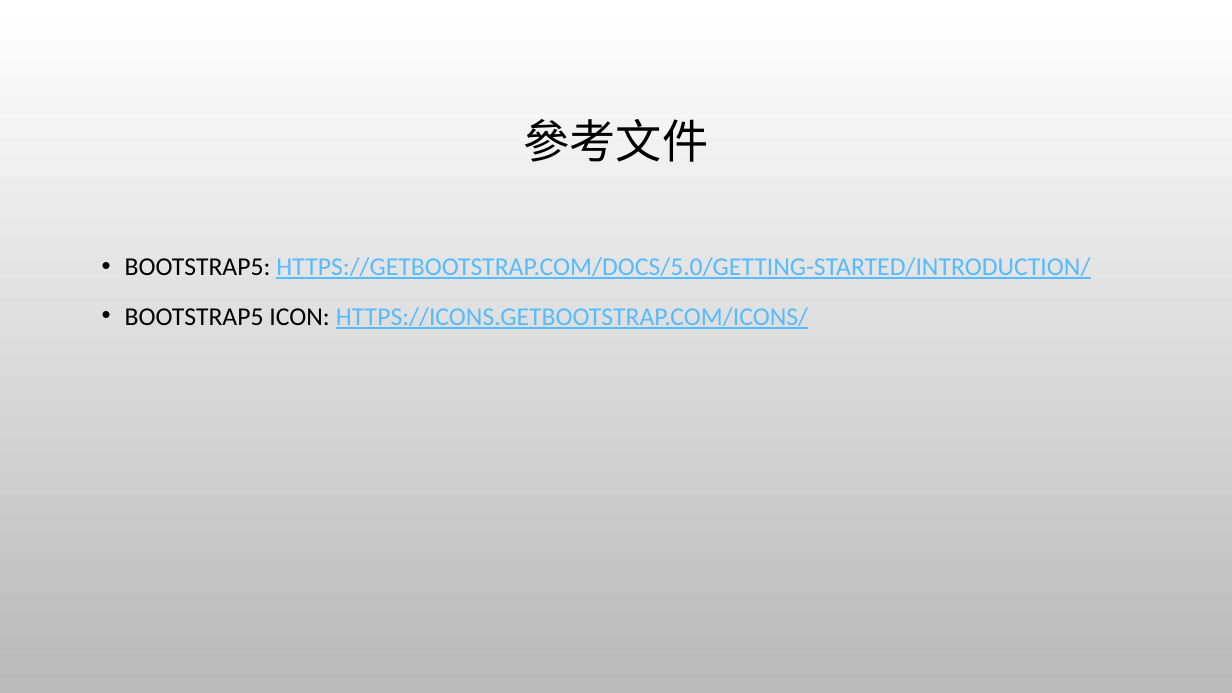
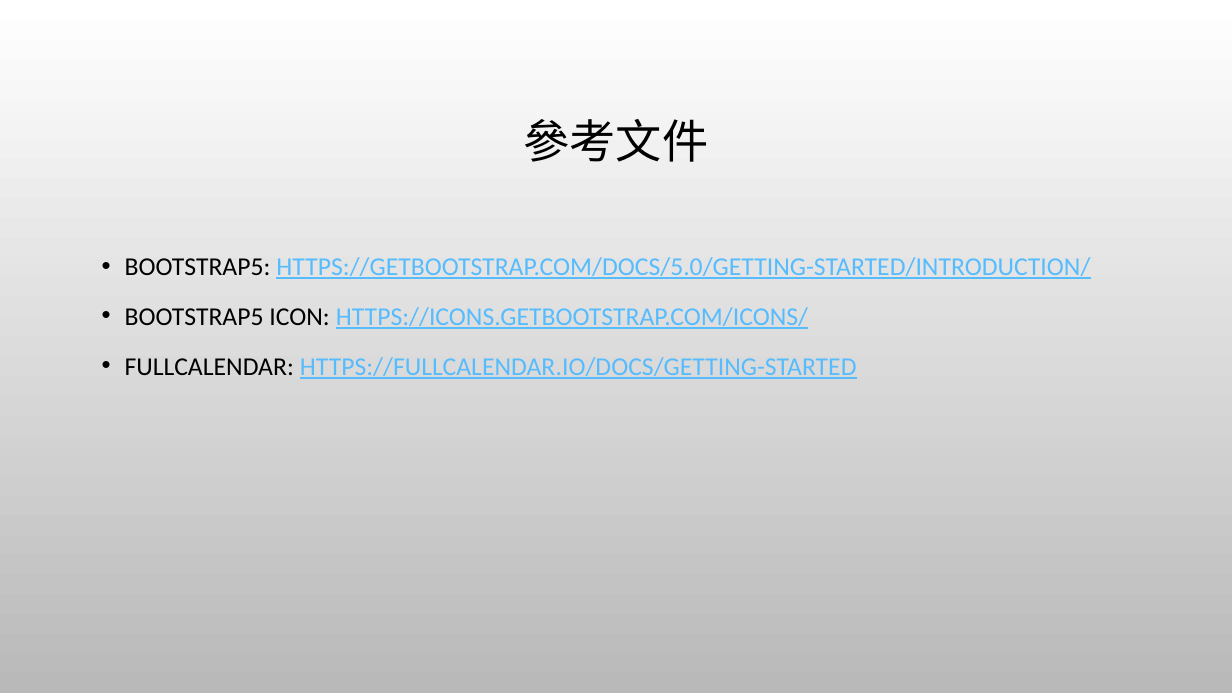
Before and after one commit to aweit-zhu/aweit-share, a slide deck: slide 7 of Java 相關/LayoutDemo.pptx (slide 6 before the commit). Drawn at 1232x693 pixels with LibreOffice and Linux fonts; fonts in the diff are those of the drawing; background and template pictures are left out. Boxes give left, top, right and bottom in pixels: in the first picture for what was removed or moved away, otherwise in the second. Text is boxed around its words. In the diff, an @@ line names an element or a change of style, - is before the commit and + after.

Commit message:
update

```diff
--- a/Java 相關/LayoutDemo.pptx
+++ b/Java 相關/LayoutDemo.pptx
@@ text at <box>125,357,857,379</box>: paragraph added @@
+• FULLCALENDAR: HTTPS://FULLCALENDAR.IO/DOCS/GETTING-STARTED
```
Also in this commit, not shown: 1 slide added.
